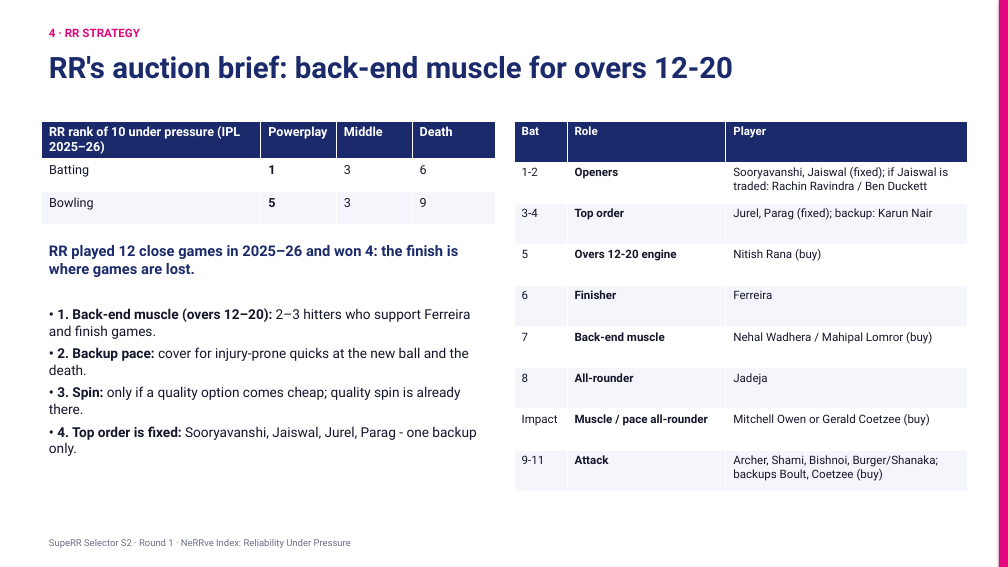
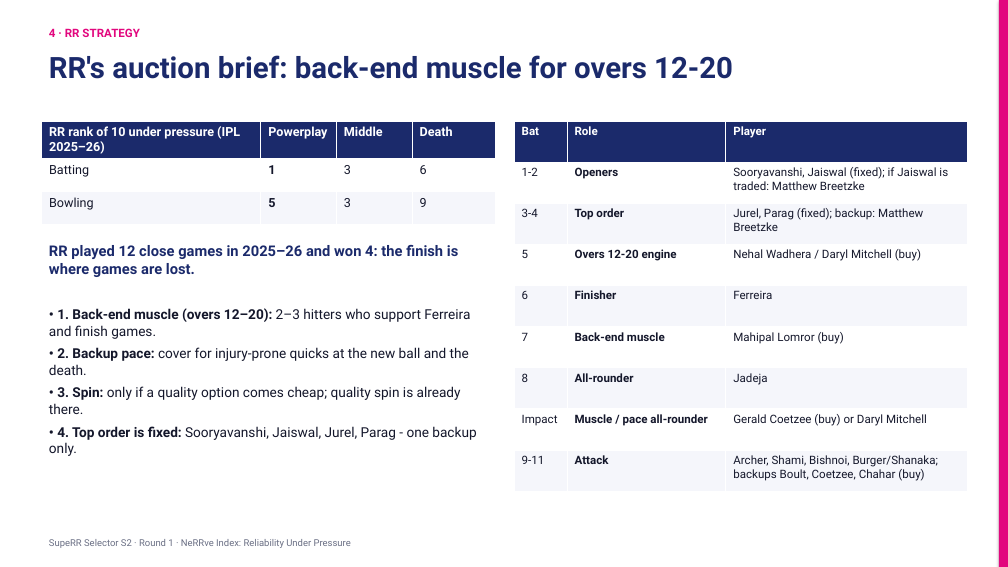
Before and after one commit to KoduruChandrasekhar/RRAuction-, a slide deck: slide 8 of submission/NeRRve_Deck.pptx. Drawn at 1008x567 pixels with LibreOffice and Linux fonts; fonts in the diff are those of the drawing. Boxes give left, top, right and bottom in pixels: in the first picture for what was removed or moved away, otherwise in the second. Text is boxed around its words. In the diff, an @@ line names an element or a change of style, - is before the commit and + after.

```diff
--- a/submission/NeRRve_Deck.pptx
+++ b/submission/NeRRve_Deck.pptx
@@ table at bbox=[514, 121, 968, 492] @@
-row 2, column 3: Sooryavanshi, Jaiswal (fixed); if Jaiswal is traded: Rachin Ravindra / Ben Duckett
+row 2, column 3: Sooryavanshi, Jaiswal (fixed); if Jaiswal is traded: Matthew Breetzke
-row 3, column 3: Jurel, Parag (fixed); backup: Karun Nair
+row 3, column 3: Jurel, Parag (fixed); backup: Matthew Breetzke
-row 4, column 3: Nitish Rana (buy)
+row 4, column 3: Nehal Wadhera / Daryl Mitchell (buy)
-row 6, column 3: Nehal Wadhera / Mahipal Lomror (buy)
+row 6, column 3: Mahipal Lomror (buy)
-row 8, column 3: Mitchell Owen or Gerald Coetzee (buy)
+row 8, column 3: Gerald Coetzee (buy) or Daryl Mitchell
-row 9, column 3: Archer, Shami, Bishnoi, Burger/Shanaka; backups Boult, Coetzee (buy)
+row 9, column 3: Archer, Shami, Bishnoi, Burger/Shanaka; backups Boult, Coetzee, Chahar (buy)
```
Also in this commit, not shown: 6 other slides changed, 1 slide added, 10 other files.
